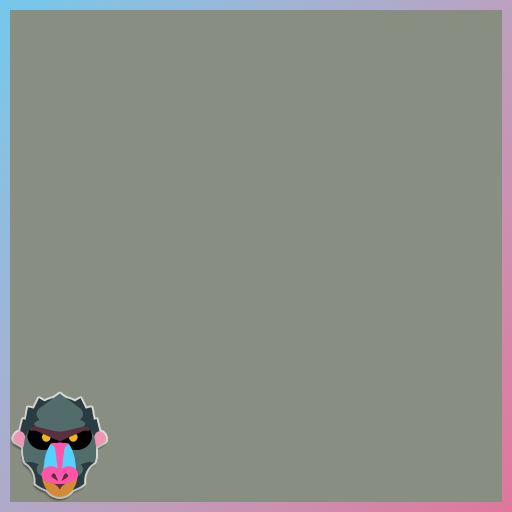
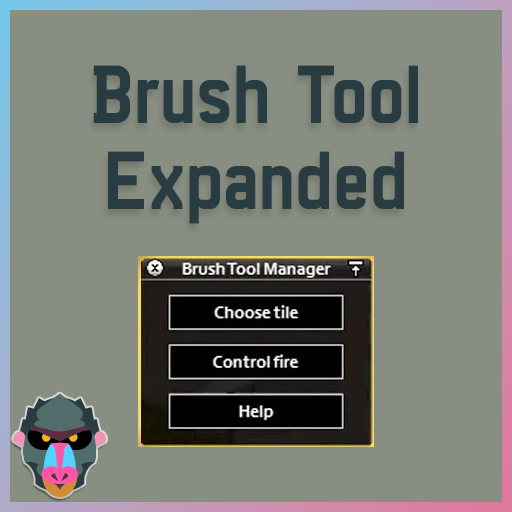
Two versions of the same layered image (512 x 512). Layer-by-layer changes:
added layer "Layer 45" above "Brush Tool Expanded" over [138, 256, 374, 447]
added layer "Brush Tool Expanded" above "Group 1" over [93, 65, 418, 224]